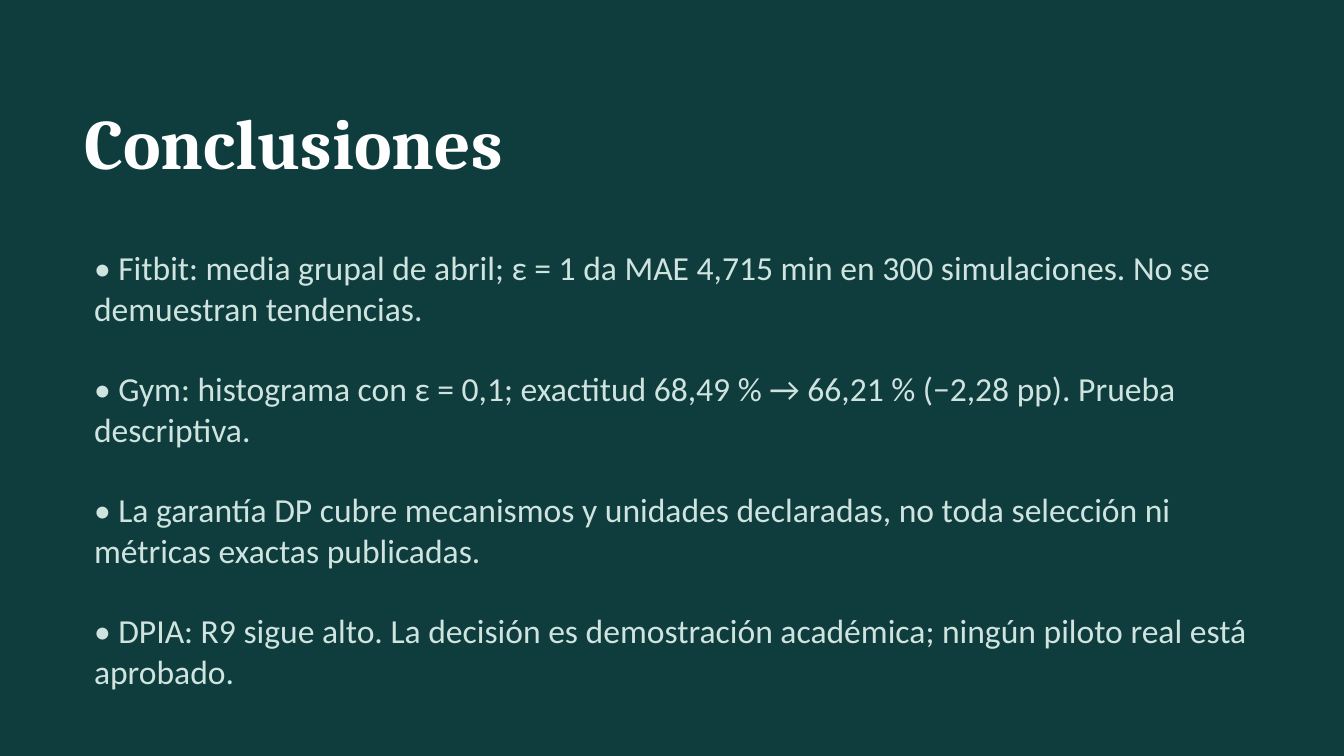
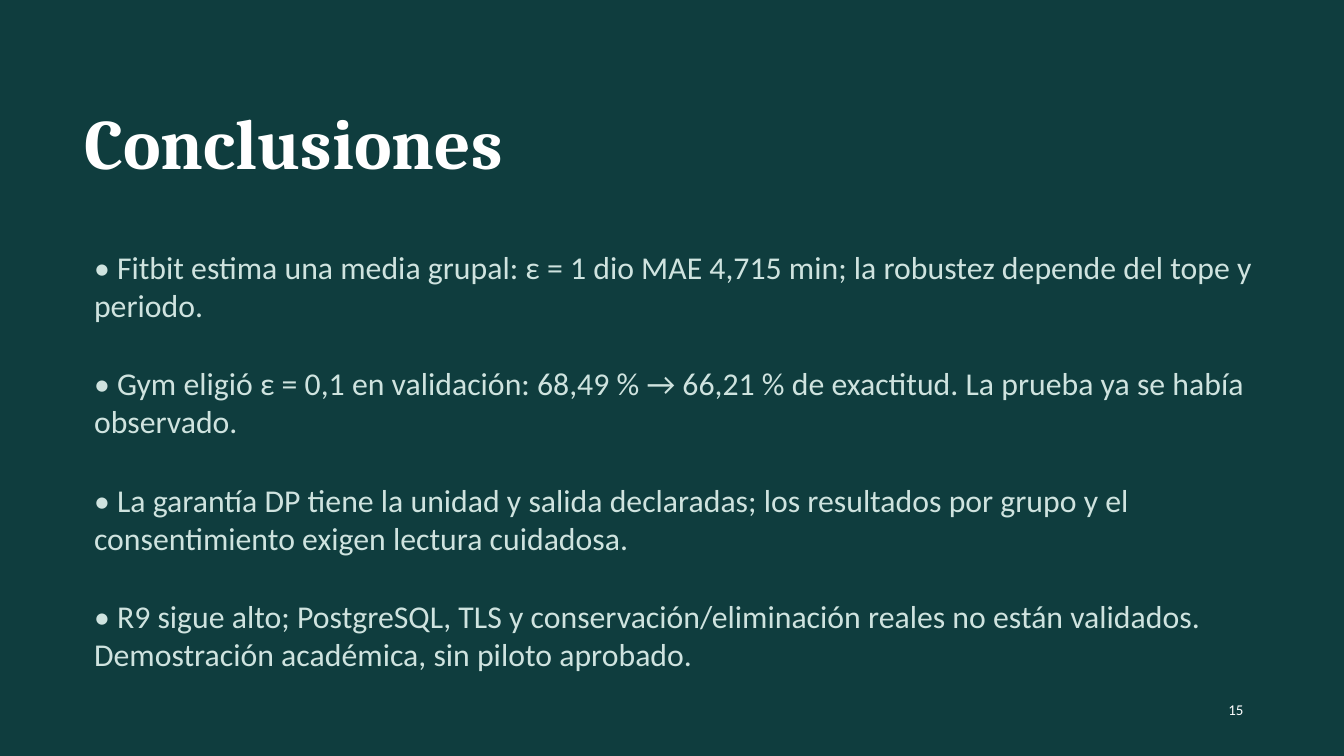
Before and after one commit to JoelxD12O/Proyecto-2---etica-y-seguridad-de-datos, a slide deck: slide 15 of presentacion/Presentacion_Alzace_Final.pptx (slide 18 before the commit). Drawn at 1344x756 pixels with LibreOffice and Linux fonts; fonts in the diff are those of the drawing. Boxes give left, top, right and bottom in pixels: in the first picture for what was removed or moved away, otherwise in the second. Text is boxed around its words. In the diff, an @@ line names an element or a change of style, - is before the commit and + after.

```diff
--- a/presentacion/Presentacion_Alzace_Final.pptx
+++ b/presentacion/Presentacion_Alzace_Final.pptx
@@ text at [94,257,1251,671]: text changed; size 18 to 17 pt @@
-• Fitbit: media grupal de abril; ε = 1 da MAE 4,715 min en 300 simulaciones. No se demuestran tendencias.
-• Gym: histograma con ε = 0,1; exactitud 68,49 % → 66,21 % (−2,28 pp). Prueba descriptiva.
-• La garantía DP cubre mecanismos y unidades declaradas, no toda selección ni métricas exactas publicadas.
-• DPIA: R9 sigue alto. La decisión es demostración académica; ningún piloto real está aprobado.
+• Fitbit estima una media grupal: ε = 1 dio MAE 4,715 min; la robustez depende del tope y periodo.
+• Gym eligió ε = 0,1 en validación: 68,49 % → 66,21 % de exactitud. La prueba ya se había observado.
+• La garantía DP tiene la unidad y salida declaradas; los resultados por grupo y el consentimiento exigen lectura cuidadosa.
+• R9 sigue alto; PostgreSQL, TLS y conservación/eliminación reales no están validados. Demostración académica, sin piloto aprobado.
@@ text added at [1228,705,1243,715], 8 pt, text #FFFFFF @@
+15
```
Also in this commit, not shown: 13 other slides changed, 3 slides removed.
